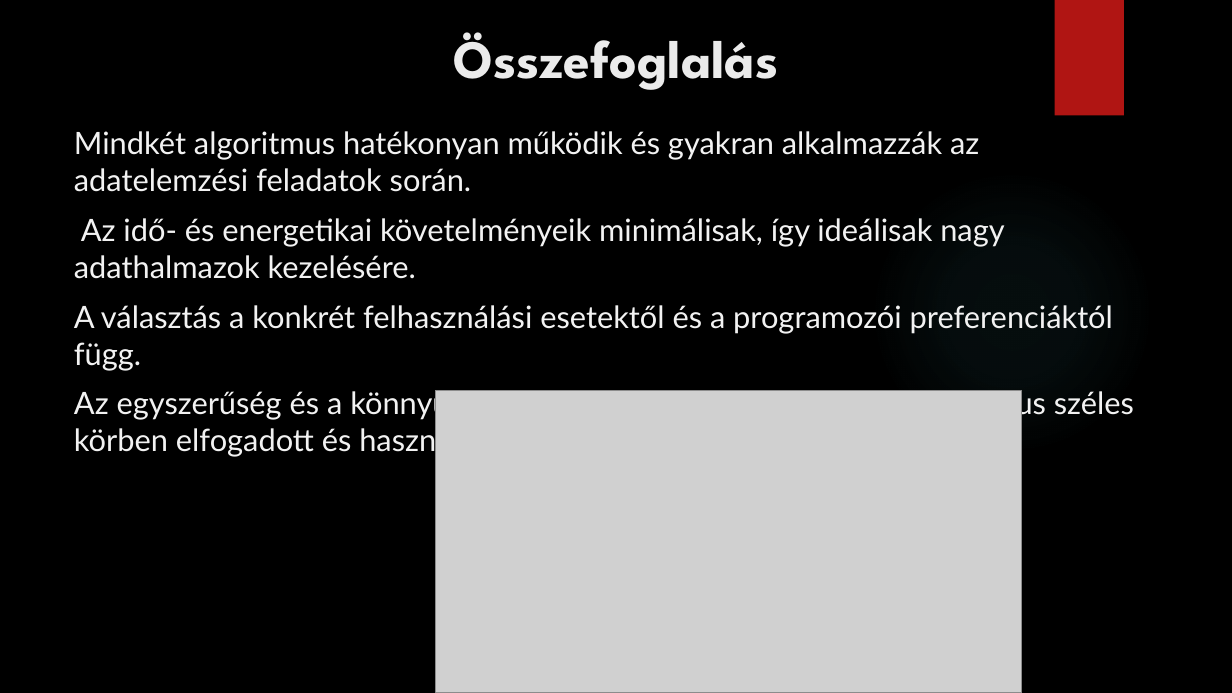
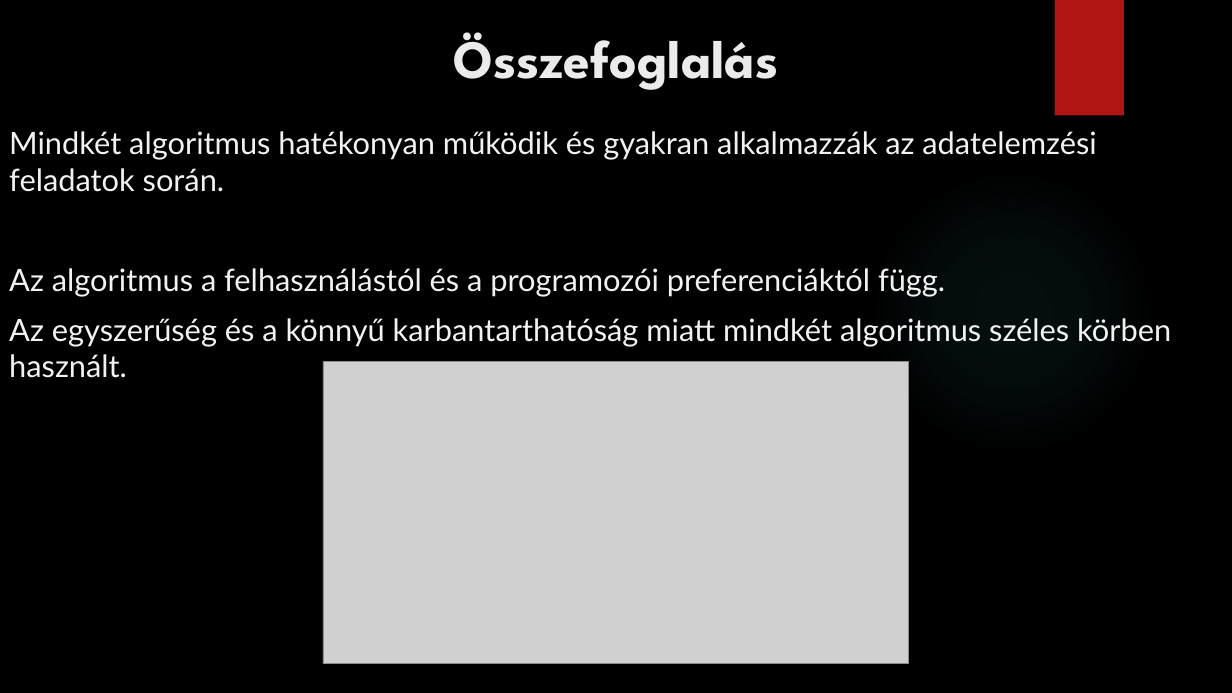
Before and after one commit to kizsi2019/KA_11D, a slide deck: slide 9 of Dunai Krisztián János/Algoritmus.pptx. Drawn at 1232x693 pixels with LibreOffice and Linux fonts; fonts in the diff are those of the drawing; grey boxes stand for pictures; background and template pictures are left out. Boxes give left, top, right and bottom in pixels: in the first picture for what was removed or moved away, otherwise in the second. Text is boxed around its words. In the diff, an @@ line names an element or a change of style, - is before the commit and + after.

```diff
--- a/Dunai Krisztián János/Algoritmus.pptx
+++ b/Dunai Krisztián János/Algoritmus.pptx
@@ text "Mindkét algoritmus hatékonyan működik és ...": place and size @@
-text "Mindkét algoritmus hatékonyan működik és ..." at (74, 131, 1134, 457)
+text "Mindkét algoritmus hatékonyan működik és ..." at (9, 131, 1171, 378)
@@ text at (9, 268, 1171, 378): text changed @@
-Az idő- és energetikai követelményeik minimálisak, így ideálisak nagy adathalmazok kezelésére.
-A választás a konkrét felhasználási esetektől és a programozói preferenciáktól függ.
-Az egyszerűség és a könnyű karbantarthatóság miatt mindkét algoritmus széles körben elfogadott és használt.
+Az algoritmus a felhasználástól és a programozói preferenciáktól függ.
+Az egyszerűség és a könnyű karbantarthatóság miatt mindkét algoritmus széles körben használt.
@@ picture: place and size @@
-picture at (436, 391, 1022, 693)
+picture at (323, 361, 909, 664)
```
Also in this commit, not shown: 7 other slides changed.
